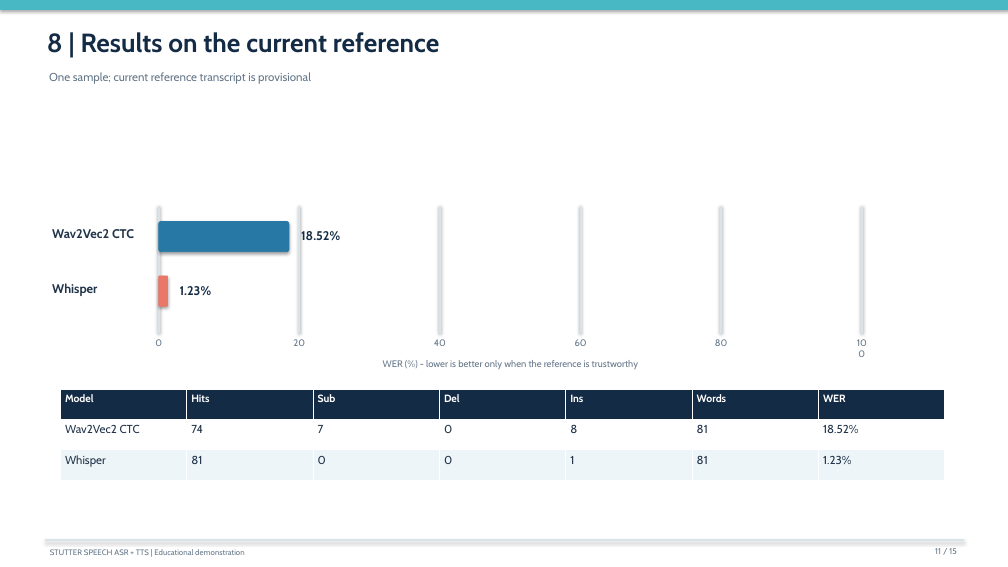
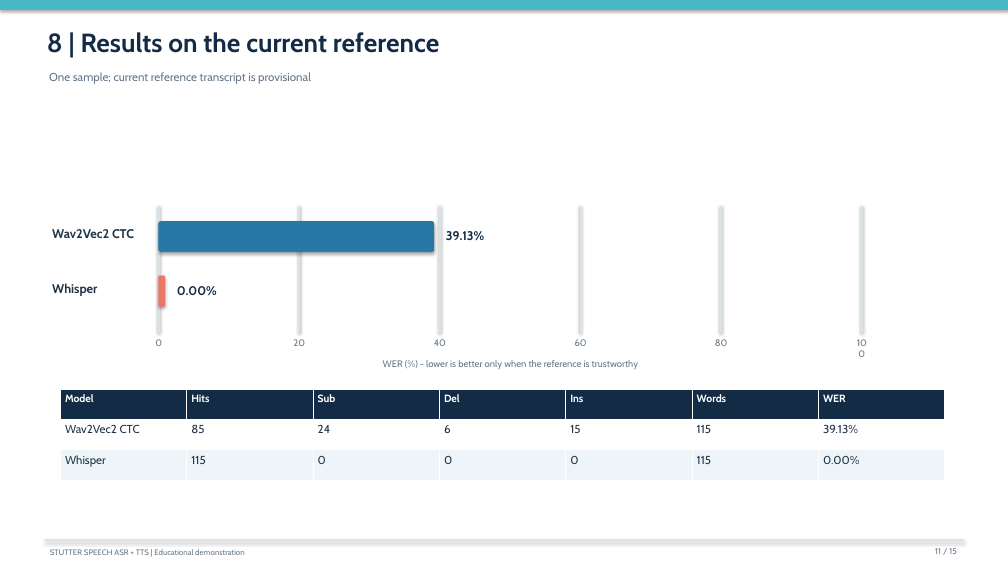
Before and after one commit to ArijitDas2005/stutter-speech-asr-tts, a slide deck: slide 11 of report/project_presentation.pptx. Drawn at 1008x567 pixels with LibreOffice and Linux fonts; fonts in the diff are those of the drawing. Boxes give left, top, right and bottom in pixels: in the first picture for what was removed or moved away, otherwise in the second. Text is boxed around its words. In the diff, an @@ line names an element or a change of style, - is before the commit and + after.

```diff
--- a/report/project_presentation.pptx
+++ b/report/project_presentation.pptx
@@ rounded rectangle: place and size @@
-rounded rectangle at [159, 222, 289, 252]
+rounded rectangle at [159, 222, 434, 252]
@@ text at [446, 231, 484, 240]: text changed @@
-18.52%
+39.13%
@@ text at [177, 286, 217, 295]: text changed @@
-1.23%
+0.00%
@@ table at [60, 389, 944, 480] @@
-row 2: Wav2Vec2 CTC | 74 | 7 | 0 | 8 | 81 | 18.52%
+row 2: Wav2Vec2 CTC | 85 | 24 | 6 | 15 | 115 | 39.13%
-row 3: Whisper | 81 | 0 | 0 | 1 | 81 | 1.23%
+row 3: Whisper | 115 | 0 | 0 | 0 | 115 | 0.00%
```
Also in this commit, not shown: 9 other slides changed, 22 other files.
